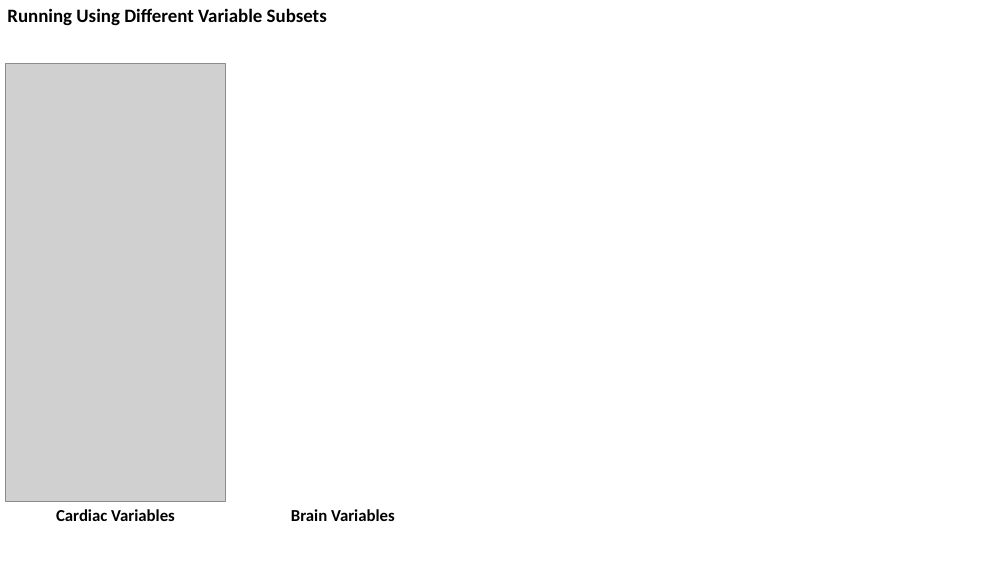
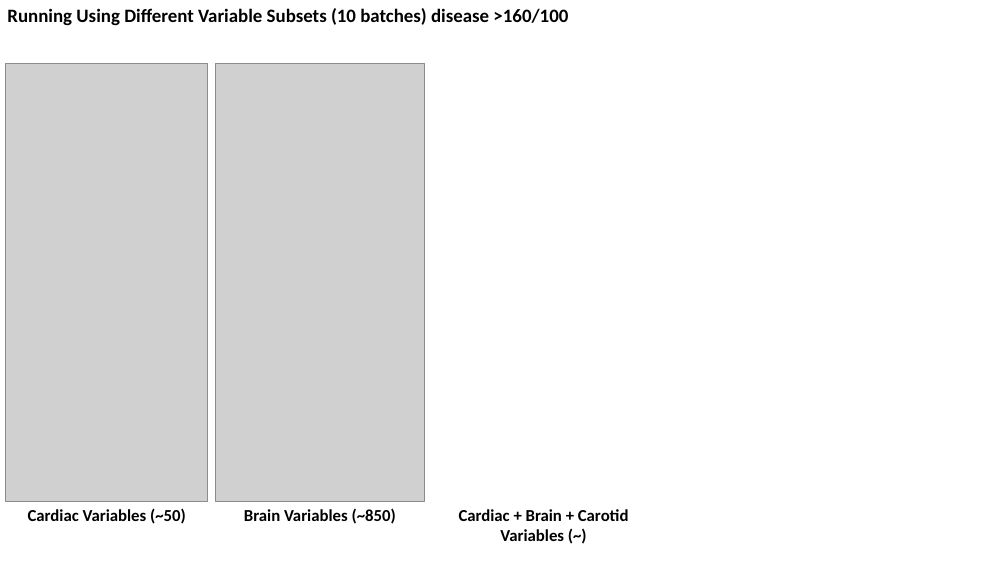
Before and after one commit to zhaohanxiong/OxfordCVM, a slide deck: slide 23 of job_results.pptx. Drawn at 1008x567 pixels with LibreOffice and Linux fonts; fonts in the diff are those of the drawing; grey boxes stand for pictures. Boxes give left, top, right and bottom in pixels: in the first picture for what was removed or moved away, otherwise in the second. Text is boxed around its words. In the diff, an @@ line names an element or a change of style, - is before the commit and + after.

Commit message:
added ppt

```diff
--- a/job_results.pptx
+++ b/job_results.pptx
@@ text at (x1=7, y1=8, x2=568, y2=26): text changed @@
-Running Using Different Variable Subsets
+Running Using Different Variable Subsets (10 batches) disease >160/100
@@ picture resized from (x1=6, y1=64, x2=226, y2=501) to (x1=6, y1=64, x2=208, y2=501) @@
@@ picture added at (x1=216, y1=64, x2=424, y2=501) @@
@@ rectangle "Cardiac Variables (~50)" resized from (x1=6, y1=505, x2=226, y2=526) to (x1=6, y1=505, x2=208, y2=526) @@
@@ text in rectangle at (x1=28, y1=508, x2=186, y2=524): text changed @@
-Cardiac Variables
+Cardiac Variables (~50)
@@ rectangle "Brain Variables (~850)" resized from (x1=291, y1=509, x2=395, y2=521) to (x1=216, y1=505, x2=424, y2=526) @@
@@ text in rectangle at (x1=244, y1=508, x2=396, y2=524): text changed @@
-Brain Variables
+Brain Variables (~850)
@@ text added at (x1=459, y1=509, x2=629, y2=541), 16 pt, text #000000, bold @@
+Cardiac + Brain + Carotid Variables (~)
```
